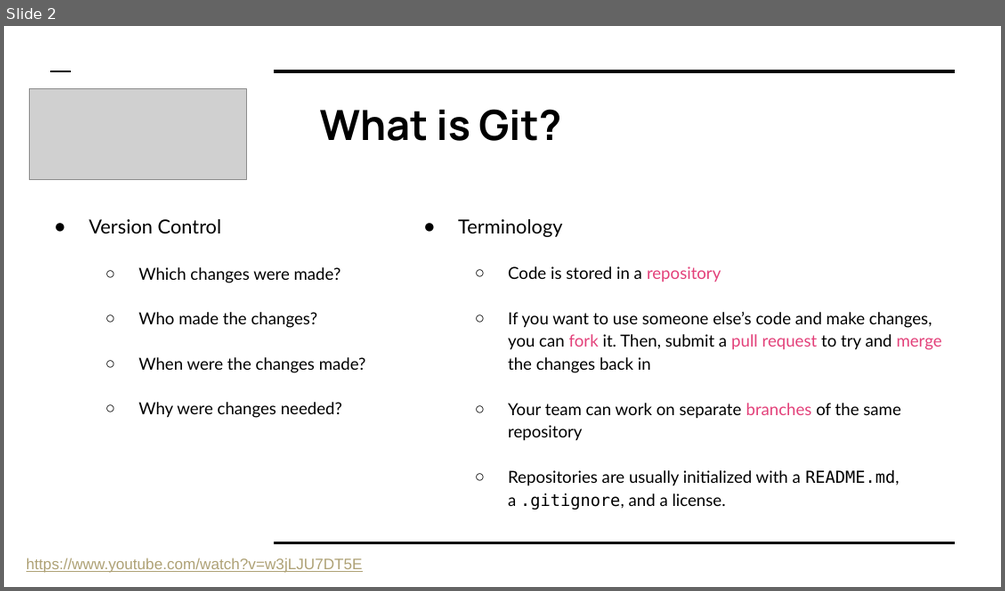
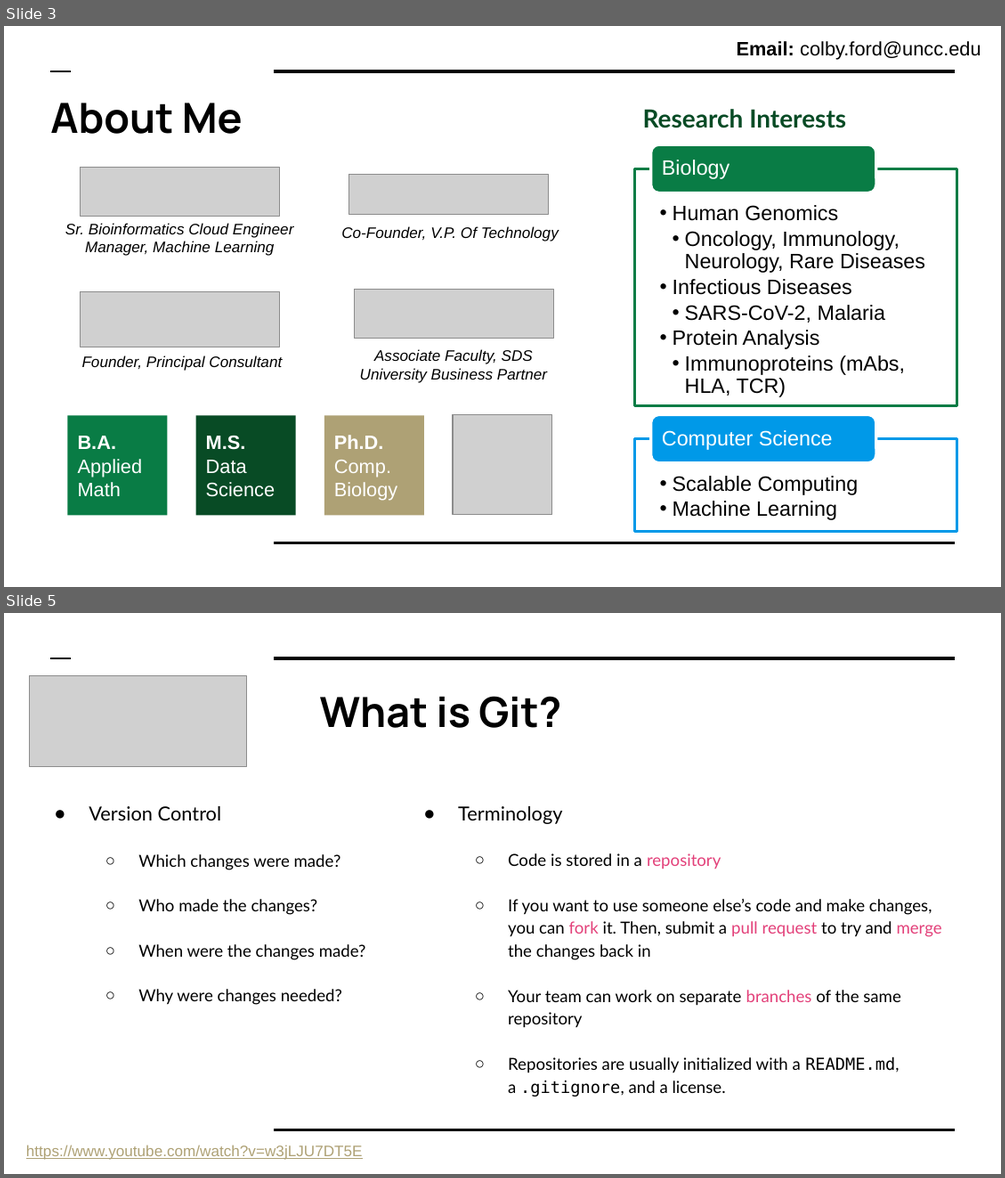
Before and after one commit to colbyford/colbyford.github.io, a slide deck: presentations/UNCC_GittingStarted_10-18-21.pptx. Shown one above the other, each under a label of ours: slide 2 before the commit, slides 3 and 5 after it; the slides between them are not shown. The pictures are 1005x591 and 1005x1178 pixels, drawn with LibreOffice and Linux fonts; fonts in the diff are those of the drawing; grey boxes stand for pictures. Boxes give left, top, right and bottom in pixels: in the first picture for what was removed or moved away, otherwise in the second. Text is boxed around its words. In the diff, an @@ line names an element or a change of style, - is before the commit and + after.

```diff
--- a/presentations/UNCC_GittingStarted_10-18-21.pptx
+++ b/presentations/UNCC_GittingStarted_10-18-21.pptx
@@ slide 3 added at [4,26,1001,587], background #FFFFFF; not listed: 3 template elements that a slide beside it also shows @@
@@ text added at [736,41,981,60], 14 pt, text #000000 @@
+Email: colby.ford@uncc.edu
@@ title added at [50,103,243,134], 30 pt, text #000000, bold @@
+About Me
@@ text added at [643,109,846,128], 18 pt, text #084B25, bold @@
+Research Interests
@@ picture added at [80,168,279,216] @@
@@ picture added at [349,175,549,215] @@
@@ text added at [65,223,294,256], 11 pt, text #000000, italic @@
+Sr. Bioinformatics Cloud Engineer
+Manager, Machine Learning
@@ text added at [341,226,558,241], 11 pt, text #000000, italic @@
+Co-Founder, V.P. Of Technology
@@ picture added at [80,291,279,346] @@
@@ picture added at [354,289,553,338] @@
@@ text added at [82,355,282,370], 11 pt, text #000000, italic @@
+Founder, Principal Consultant
@@ text added at [360,349,547,383], 11 pt, text #000000, italic @@
+Associate Faculty, SDS
+University Business Partner
@@ rectangle added at [68,416,168,516], fill #097C45, 14 pt, text #FFFFFF @@
+B.A. AppliedMath
@@ rectangle added at [196,416,296,516], fill #084B25, 14 pt, text #FFFFFF @@
+M.S. Data Science
@@ rectangle added at [324,416,424,516], fill #AEA175, 14 pt, text #FFFFFF @@
+Ph.D. Comp. Biology
@@ picture added at [453,415,552,515] @@
@@ group added at [635,144,957,532]: 4 texts, 2 rectangles, 2 rounded rectangles @@
+  • Human Genomics
+    • Oncology, Immunology, Neurology, Rare Diseases
+  • Infectious Diseases
+    • SARS-CoV-2, Malaria
+  • Protein Analysis
+    • Immunoproteins (mAbs, HLA, TCR)
+Biology
+  • Scalable Computing
+  • Machine Learning
+Computer Science
@@ what was slide 2 is now slide 5 @@
```
Also in this commit, not shown: 1 slide changed, 2 other slides added, 1 slide removed.
